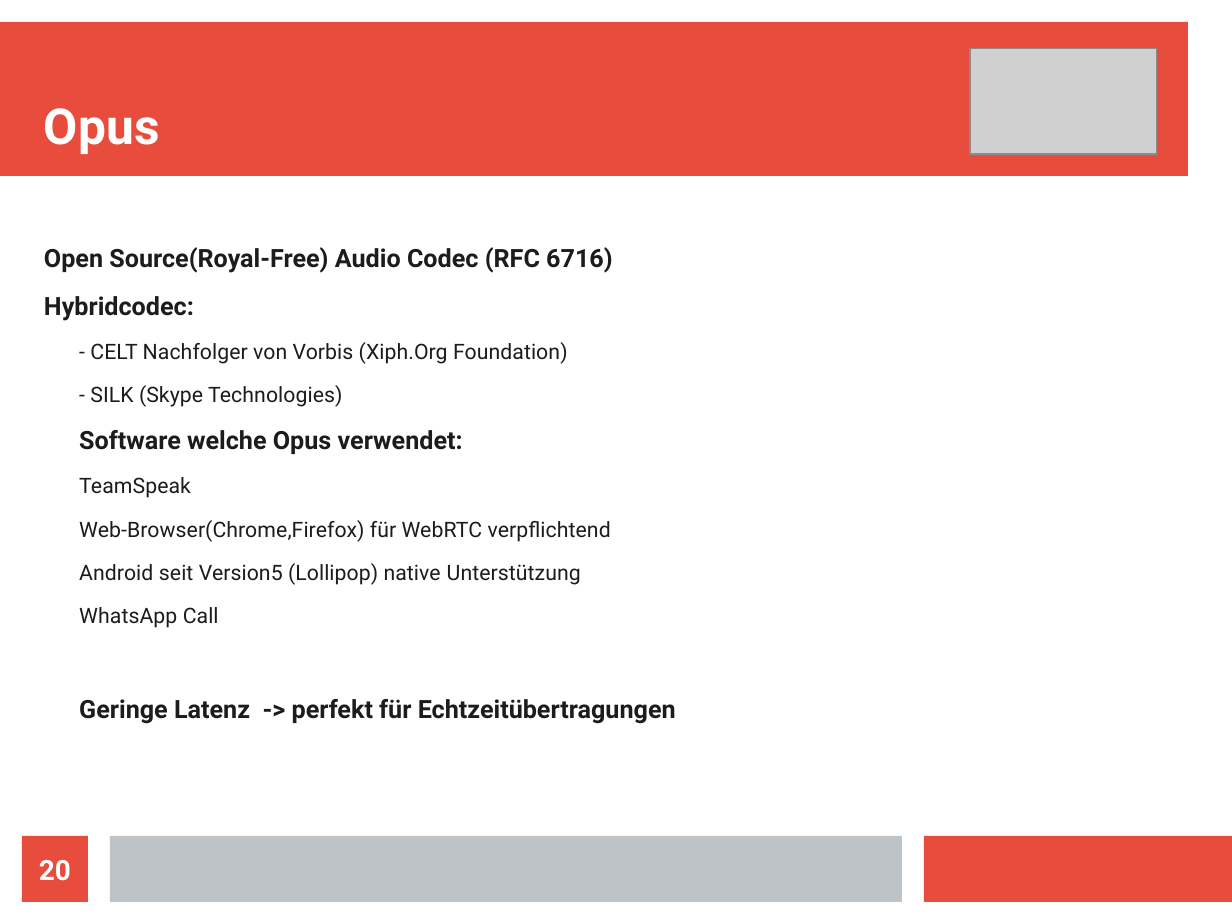
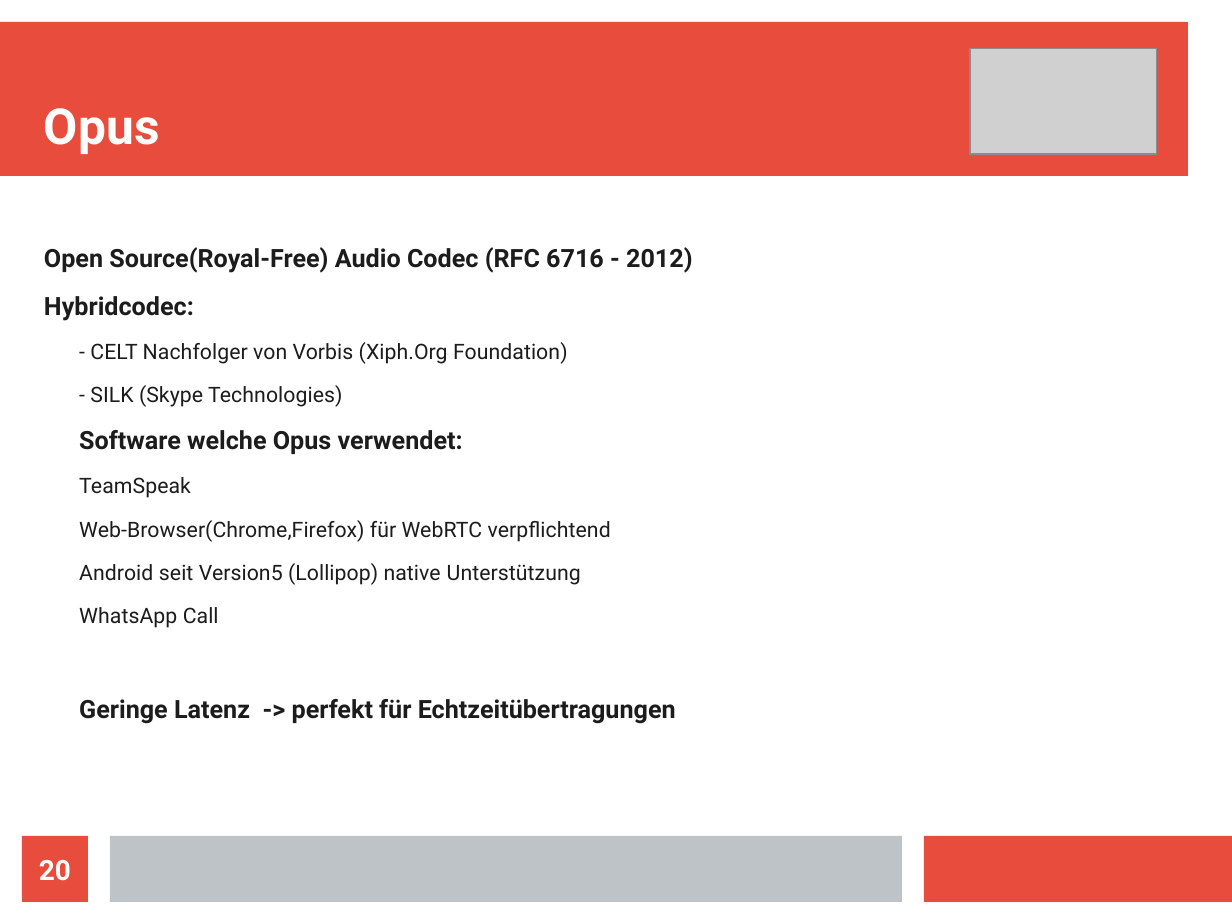
Before and after one commit to doe300/OHMComm, a slide deck: slide 20 of documents/OHMCommPres.odp. Drawn at 1232x924 pixels with LibreOffice and Linux fonts; fonts in the diff are those of the drawing; grey boxes stand for pictures. Boxes give left, top, right and bottom in pixels: in the first picture for what was removed or moved away, otherwise in the second. Text is boxed around its words. In the diff, an @@ line names an element or a change of style, - is before the commit and + after.

Commit message:
Updated Presentation
Added slides for opus decoder and statistics

```diff
--- a/documents/OHMCommPres.odp
+++ b/documents/OHMCommPres.odp
@@ text at <box>44,247,693,273</box>: text changed @@
-Open Source(Royal-Free) Audio Codec (RFC 6716)
+Open Source(Royal-Free) Audio Codec (RFC 6716 - 2012)
```
Also in this commit, not shown: 3 other slides changed, 6 slides added.
